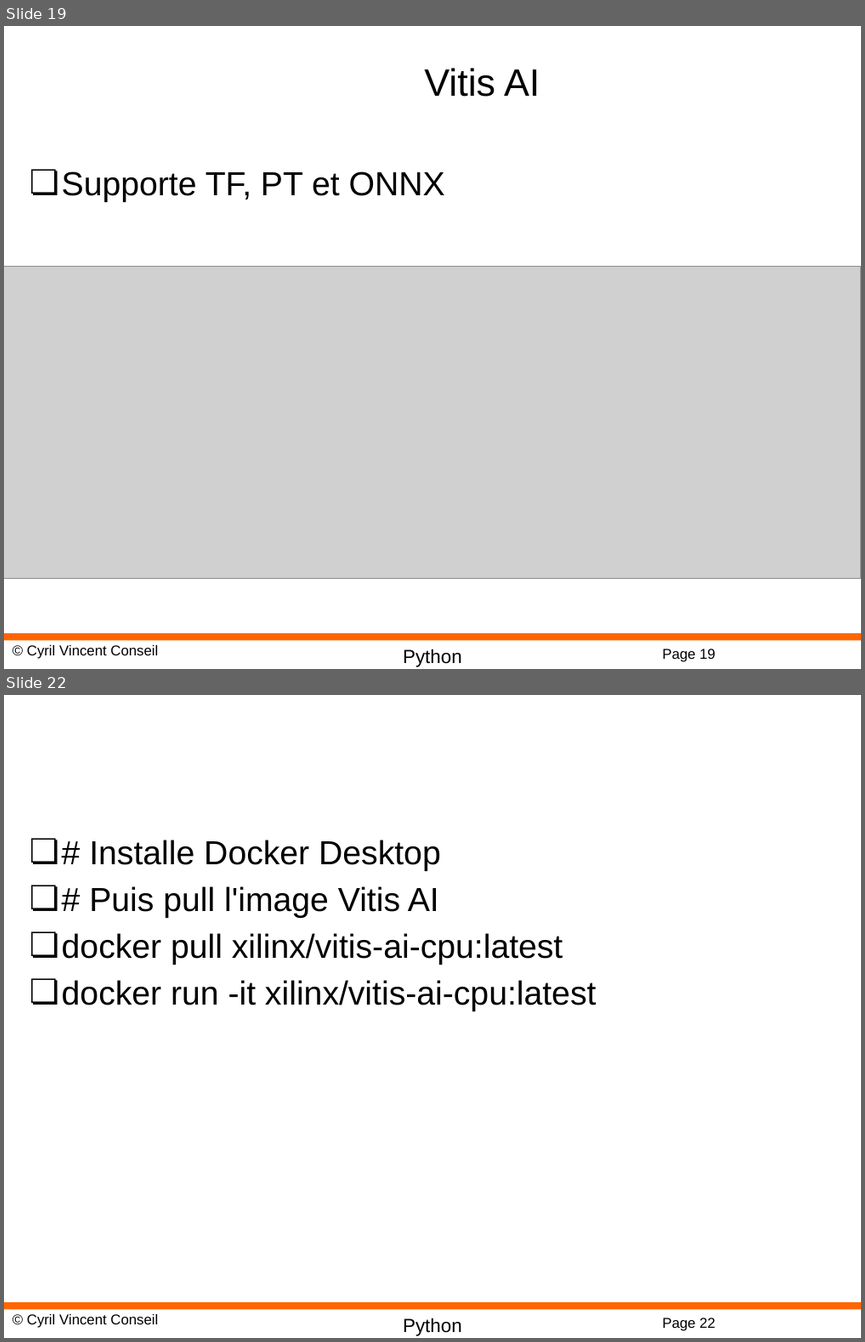
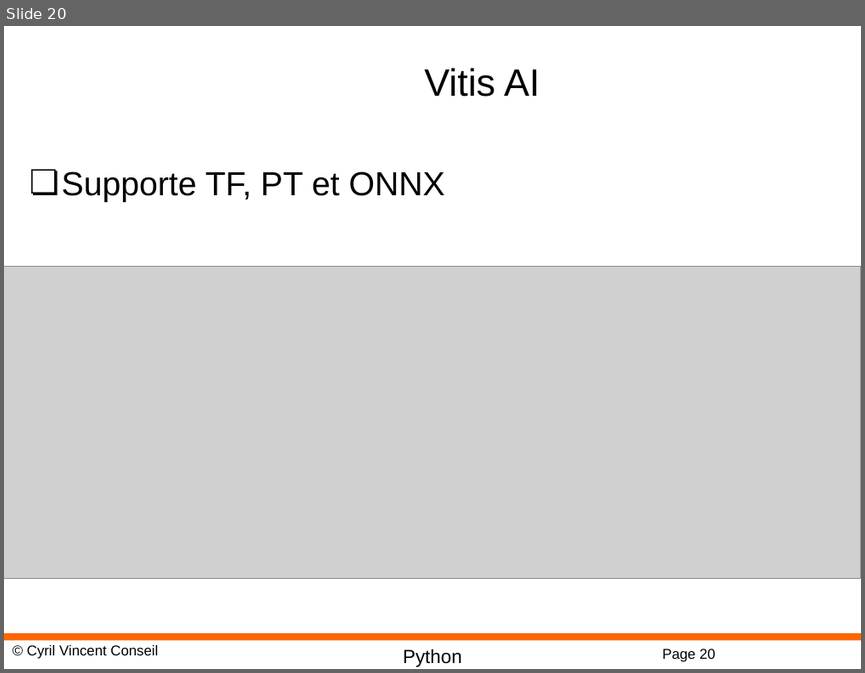
Before and after one commit to cyrilvincent/iot-ai, a slide deck: ppt/IoTAI31-FPGA.pptx. Shown one above the other, each under a label of ours: slides 19 and 22 before the commit, slide 20 after it; the slides between them are not shown. The pictures are 865x1342 and 865x673 pixels, drawn with LibreOffice and Linux fonts; fonts in the diff are those of the drawing; grey boxes stand for pictures; background and template pictures are left out. Boxes give left, top, right and bottom in pixels: in the first picture for what was removed or moved away, otherwise in the second. Text is boxed around its words. In the diff, an @@ line names an element or a change of style, - is before the commit and + after.

Commit message:
vitis

```diff
--- a/ppt/IoTAI31-FPGA.pptx
+++ b/ppt/IoTAI31-FPGA.pptx
@@ slide 22 removed at box(4, 695, 861, 1338), background #FFFFFF; not listed: 4 template elements that a slide beside it also shows @@
@@ text removed at box(62, 839, 596, 1011) @@
-❏ # Installe Docker Desktop
-❏ # Puis pull l'image Vitis AI
-❏ docker pull xilinx/vitis-ai-cpu:latest
-❏ docker run -it xilinx/vitis-ai-cpu:latest
@@ what was slide 19 is now slide 20 @@
@@ page number at box(662, 648, 715, 662): text changed @@
-Page 19
+Page 20
```
Also in this commit, not shown: 1 slide changed, 1 slide added, 3 other slides removed, 2 other files.
